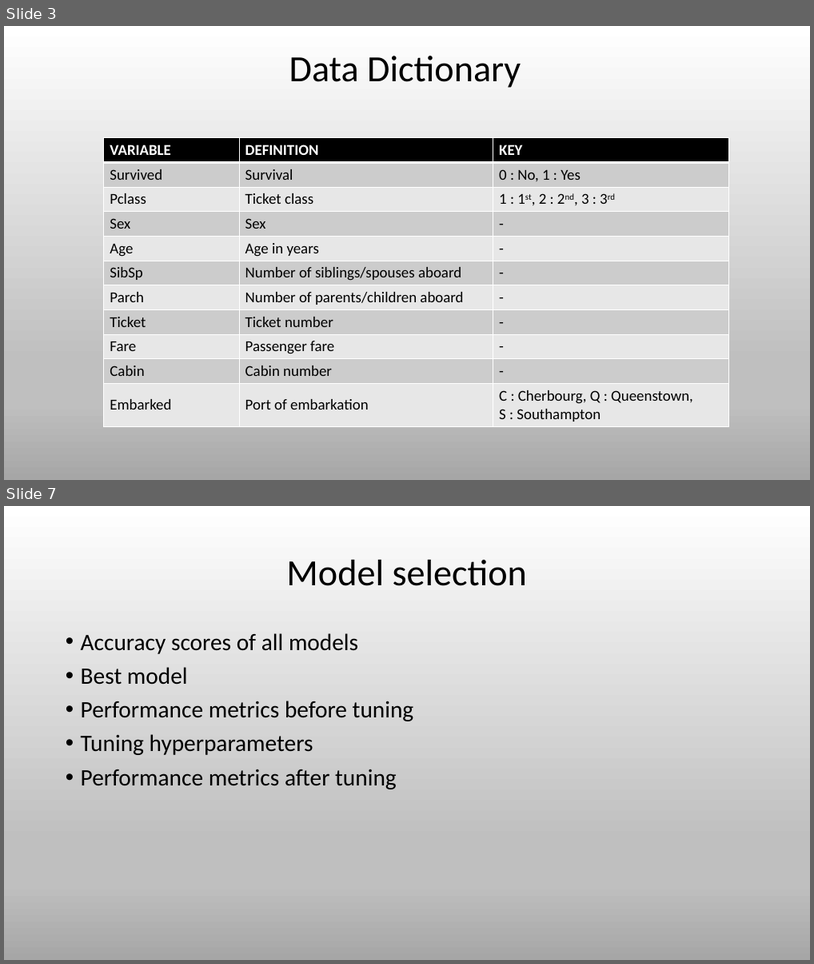
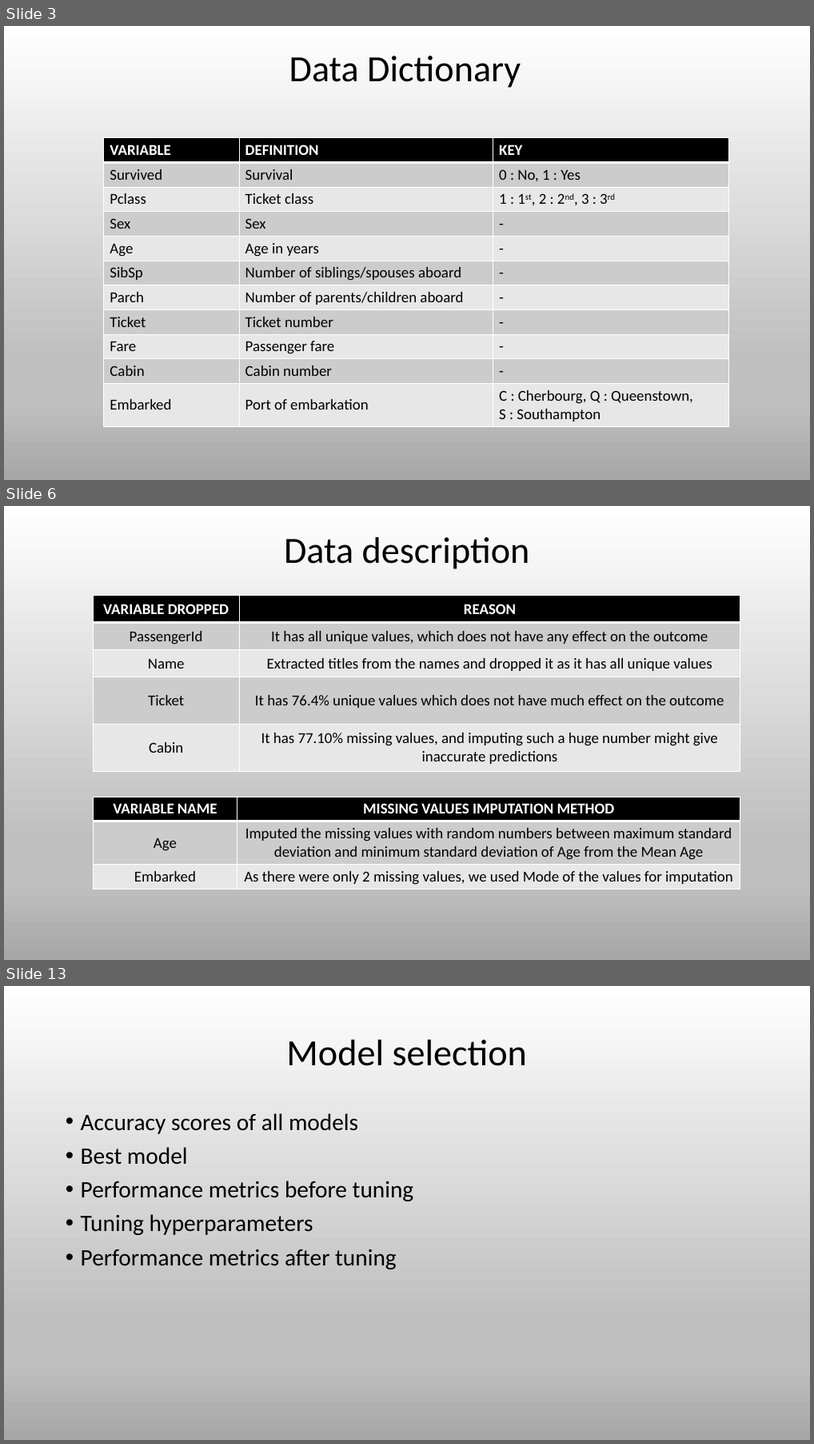
Before and after one commit to amaan2810/Project, a slide deck: PPT.pptx. Shown one above the other, each under a label of ours: slides 3 and 7 before the commit, slides 3, 6 and 13 after it; the slides between them are not shown. The pictures are 814x964 and 814x1444 pixels, drawn with LibreOffice and Linux fonts; fonts in the diff are those of the drawing. Boxes give left, top, right and bottom in pixels: in the first picture for what was removed or moved away, otherwise in the second. Text is boxed around its words. In the diff, an @@ line names an element or a change of style, - is before the commit and + after.

```diff
--- a/PPT.pptx
+++ b/PPT.pptx
@@ slide 6 added at box(4, 506, 810, 960), background gradient #FFFFFF to #BFBFBF to #A6A6A6 @@
@@ title added at box(284, 537, 530, 569), 44 pt, text #000000 @@
+Data description
@@ table added at box(93, 596, 741, 771), 5 rows, 2 columns @@
+VARIABLE DROPPED | REASON
+PassengerId | It has all unique values, which does not have any effect on the outcome
+Name | Extracted titles from the names and dropped it as it has all unique values
+Ticket | It has 76.4% unique values which does not have much effect on the outcome
+Cabin | It has 77.10% missing values, and imputing such a huge number might give inaccurate predictions
@@ table added at box(93, 796, 741, 888), 3 rows, 2 columns @@
+VARIABLE NAME | MISSING VALUES IMPUTATION METHOD
+Age | Imputed the missing values with random numbers between maximum standard deviation and minimum standard deviation of Age from the Mean Age
+Embarked | As there were only 2 missing values, we used Mode of the values for imputation
@@ what was slide 7 is now slide 13 @@
```
Also in this commit, not shown: 1 slide changed, 7 other slides added, 2 slides removed.
